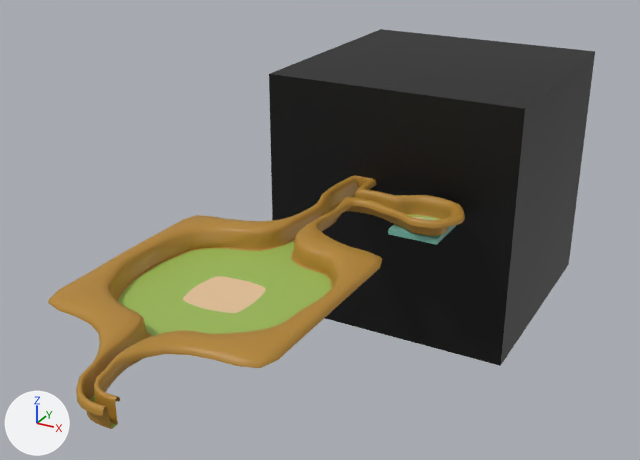
Two versions of the FBX model Curse of Cubes Unity Project/Assets/Cube Quest Objects/MAP/Map Beta 2.fbx, one commit apart.
Camera for both pictures: a camera (50 mm lens) standing at (349.0, -496.0, 312.0) and looking at (-1.0, 140.0, -6.0). Arrows for +X, +Y and +Z are at lower left; the lights stay in place. Where no turn or scale is listed for an object, it has been applied to the vertices.

In view in the first picture: 'Cube', 'Terrain', 'Water'.
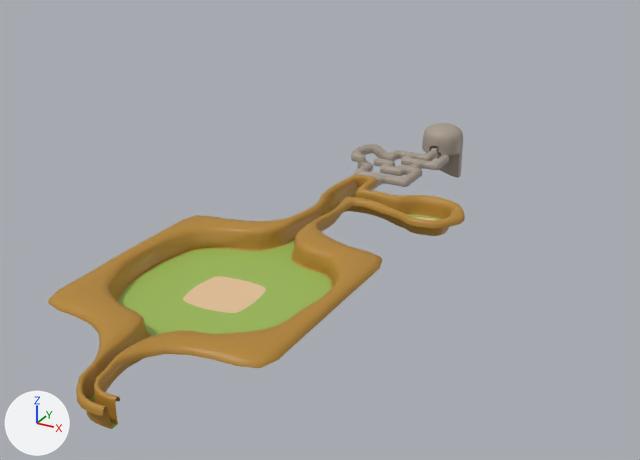
Pixel boxes (x1, y1, x2, y2) of what changed, in the pictures (640 x 460 px):
'Cube', deleted (black)
    before: (269, 29, 595, 366)
'Water', deleted
    before: (388, 218, 456, 245)

The edits, one by one:
Object 'Cube' (ob_cube) is deleted.
Object 'Water' (ob_water) is deleted.
